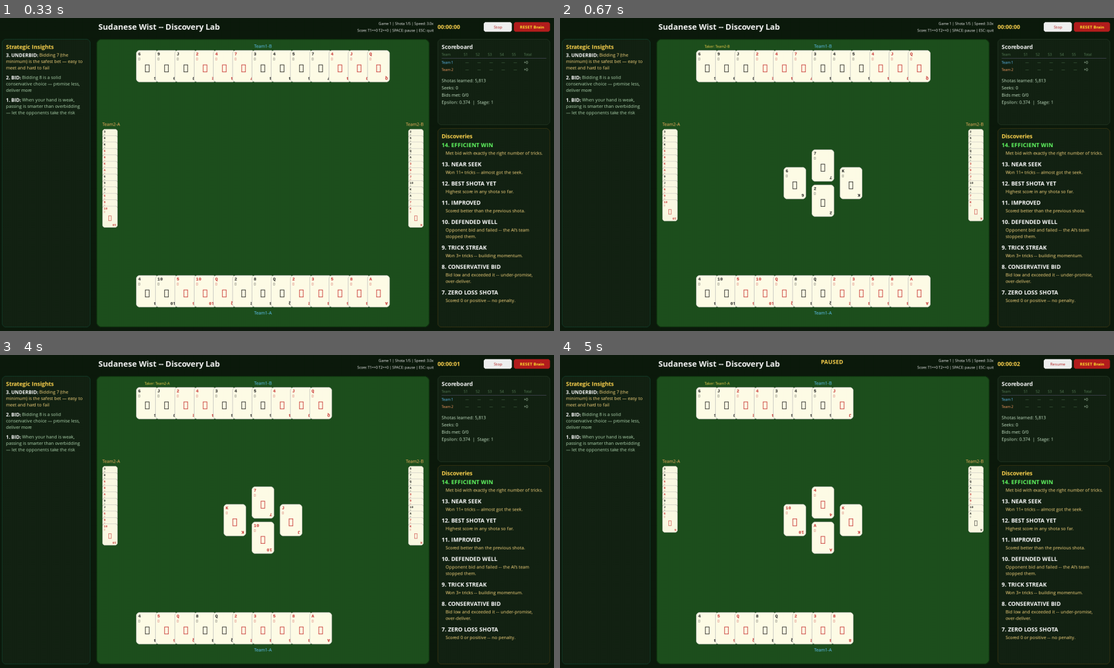
Above: before the commit, frames 1-4 (two rows, left to right).
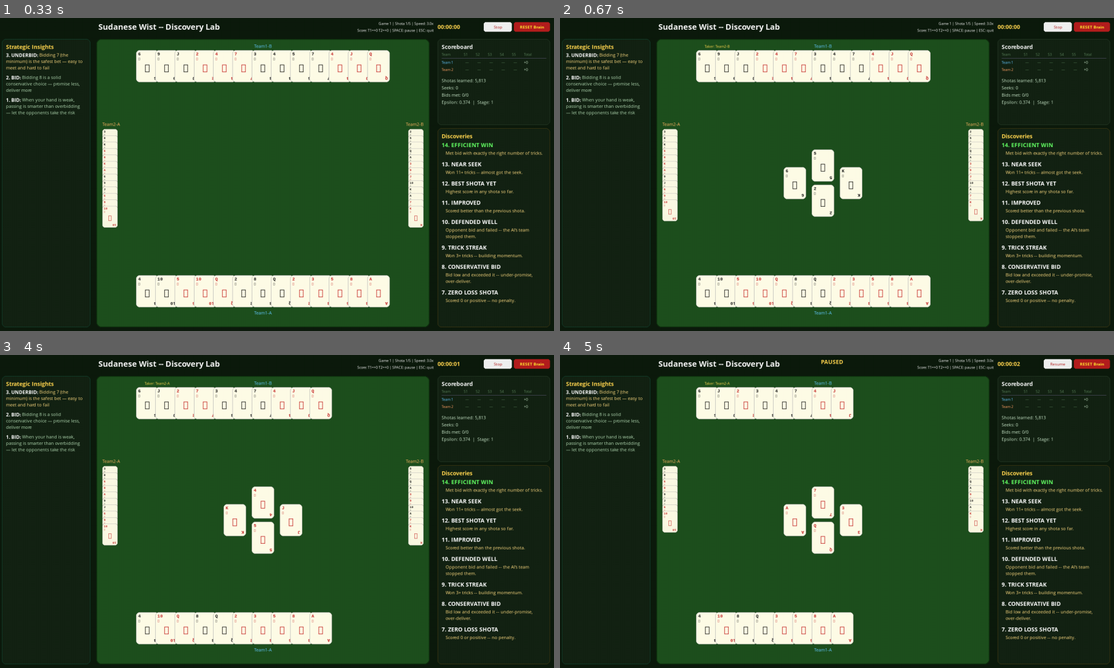
Above: after the commit, the same moments.

Repository: aamagzoub/engineering-intelligence
Game: pygame game, started from gui_wist_discovery/main.py
Same seed, same stepped clock (60 frames per second), same inputs: the game is played once before the commit and once after it.
Inputs (mouse positions are in pixels of both pictures, inside the frame that each line leads up to):
- Up to frame 1 (0.33 s): no input
- Up to frame 2 (0.67 s): tap Enter at 0.33 s
- Up to frame 3 (4 s): click (105, 464) at 1.22 s; tap Space at 1.5, 3.67 s; click (144, 448) at 1.88 s
- Up to frame 4 (5 s): click (953, 455) at 4.55 s; tap Space at 4.9 s

Frame 1 is identical in both runs. In frame 2, less than 0.1% of the frame differs, in the area x 45-56%, y 11-52%; in frame 3, less than 0.1%; in frame 4, 0.2%, in the area x 18-77%, y 8-92%.

Commit message:
Enable MCTS look-ahead in discovery watcher visible games

Diff:
--- a/gui_wist_discovery/main.py
+++ b/gui_wist_discovery/main.py
@@ -210,11 +210,19 @@
         self.last_action_time = pygame.time.get_ticks()
 
     def _play_one_trick(self):
-        """Play a single trick."""
+        """Play a single trick with MCTS look-ahead for visible games."""
         r = self._round
         lid = r.next_leading_player_id
         r.state.current_trick = Trick(leading_player_id=lid)
         play_order = [(lid + i) % 4 for i in range(4)]
+
+        # Set MCTS context for visible play (smarter decisions).
+        self.discovery._mcts_context = {
+            'round_state': r.state,
+            'players': self._players,
+            'trump_suit': r.state.trump_suit,
+            'num_simulations': 50,
+        }
 
         trick_cards = []
         for pid in play_order:
@@ -222,6 +230,9 @@
             action = self._agents[pid].act(obs)
             self._env.apply_action(action)
             trick_cards.append((pid, action.card))
+
+        # Clear MCTS context after trick.
+        self.discovery._mcts_context = None
 
         completed = r.state.current_trick
         winner = trick_winner(completed, r.state.trump_suit)
